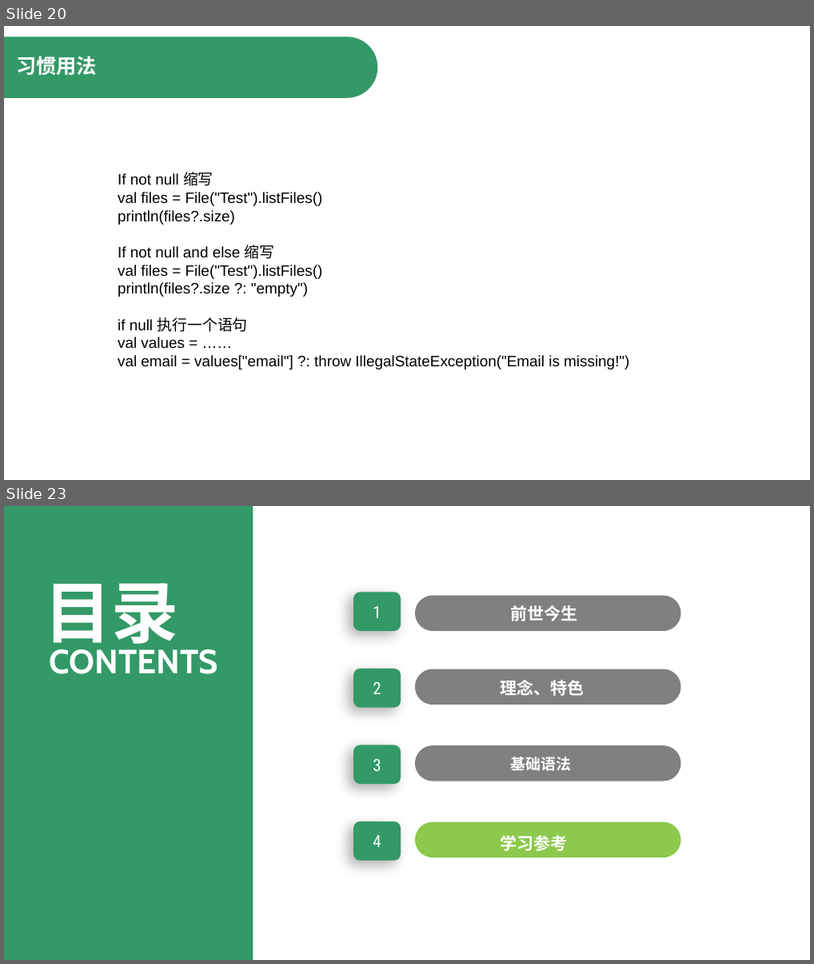
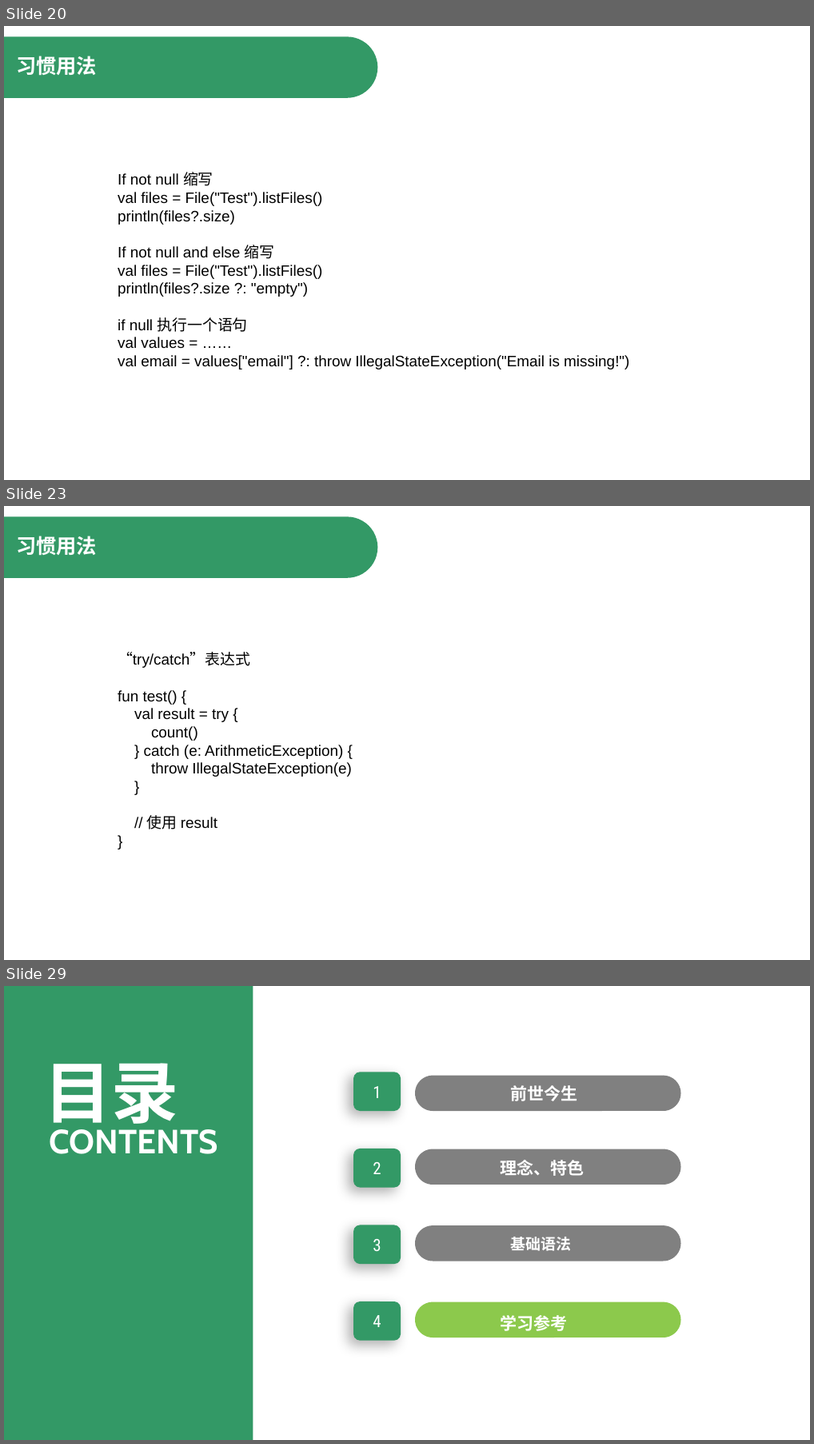
Before and after one commit to JosephLoveWong/UStory, a slide deck: app/Kotlin开发入门_王明明.pptx. Shown one above the other, each under a label of ours: slides 20 and 23 before the commit, slides 20, 23 and 29 after it; the slides between them are not shown. The pictures are 814x964 and 814x1444 pixels, drawn with LibreOffice and Linux fonts; fonts in the diff are those of the drawing. Boxes give left, top, right and bottom in pixels: in the first picture for what was removed or moved away, otherwise in the second. Text is boxed around its words. In the diff, an @@ line names an element or a change of style, - is before the commit and + after.

```diff
--- a/app/Kotlin开发入门_王明明.pptx
+++ b/app/Kotlin开发入门_王明明.pptx
@@ slide 23 added at box(4, 506, 810, 960), background #FFFFFF @@
@@ round same rect added at box(4, 516, 378, 578), fill #339966 @@
@@ text added at box(16, 536, 97, 556), 24 pt, text #FFFFFF, bold @@
+习惯用法
@@ text added at box(118, 652, 351, 829), 18 pt, text #000000 @@
+“try/catch”表达式
+fun test() {
+val result = try {
+count()
+} catch (e: ArithmeticException) {
+throw IllegalStateException(e)
+}
+// 使用 result
+}
@@ what was slide 23 is now slide 29 @@
```
Also in this commit, not shown: 7 other slides added, 2 slides removed, 34 other files.
